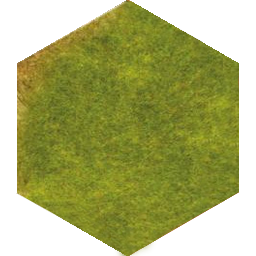
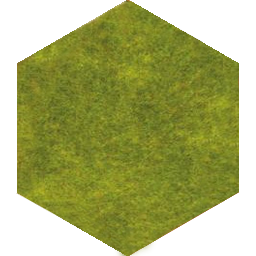
Revision of a layered 256×256 image; what changed, layer by layer:
painted on "Layer 1" over [17,1,129,200]
